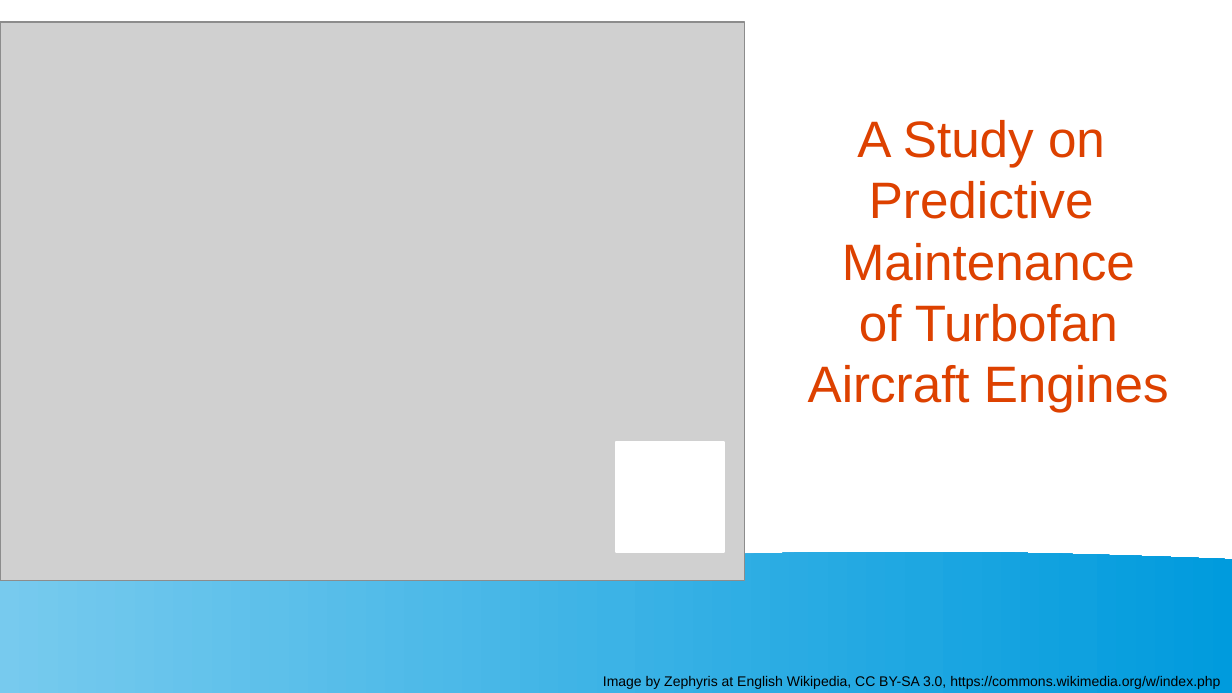
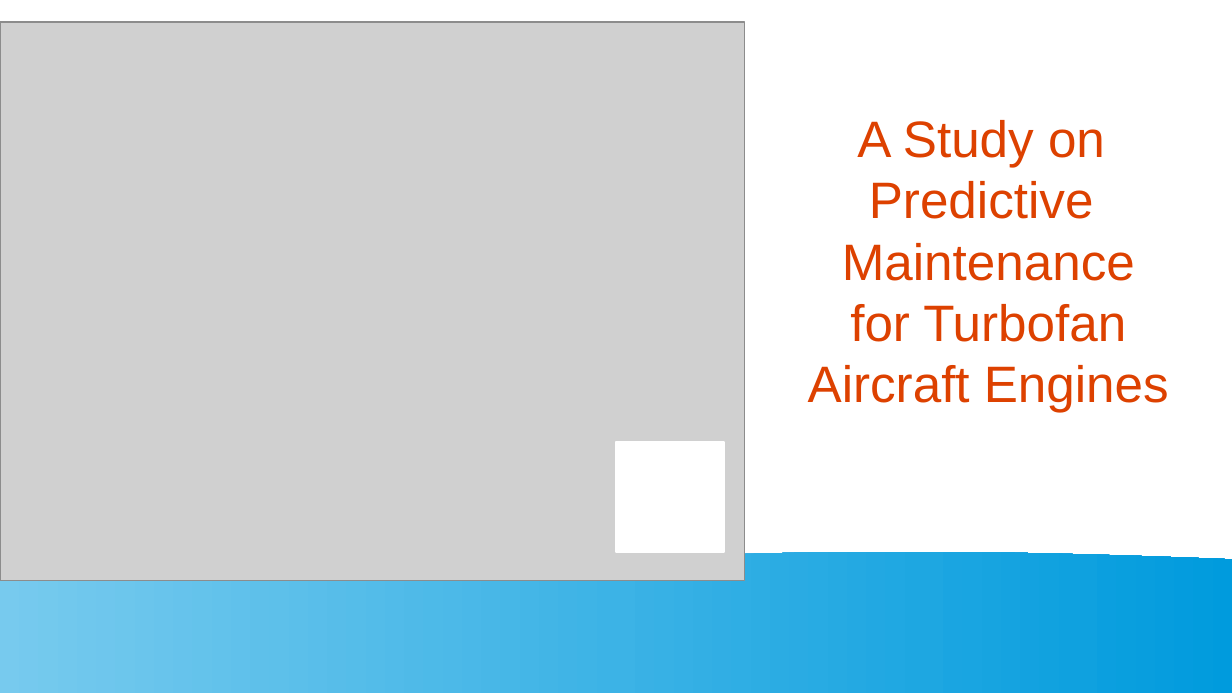
Before and after one commit to arcweld/DSI_Capstone_2, a slide deck: slide 1 of presentation/Weld_Capstone2.odp. Drawn at 1232x693 pixels with LibreOffice and Linux fonts; fonts in the diff are those of the drawing; grey boxes stand for pictures. Boxes give left, top, right and bottom in pixels: in the first picture for what was removed or moved away, otherwise in the second. Text is boxed around its words. In the diff, an @@ line names an element or a change of style, - is before the commit and + after.

```diff
--- a/presentation/Weld_Capstone2.odp
+++ b/presentation/Weld_Capstone2.odp
@@ title at (808, 120, 1169, 413): text changed @@
-A Study on
-Predictive
-Maintenance
-of Turbofan
-Aircraft Engines
+A Study on
+Predictive
+Maintenance
+for Turbofan
+Aircraft Engines
@@ text removed at (603, 676, 1220, 689) @@
-Image by Zephyris at English Wikipedia, CC BY-SA 3.0, https://commons.wikimedia.org/w/index.php
```
Also in this commit, not shown: 4 other slides changed, 3 slides added, 2 slides removed, 1 other file.
